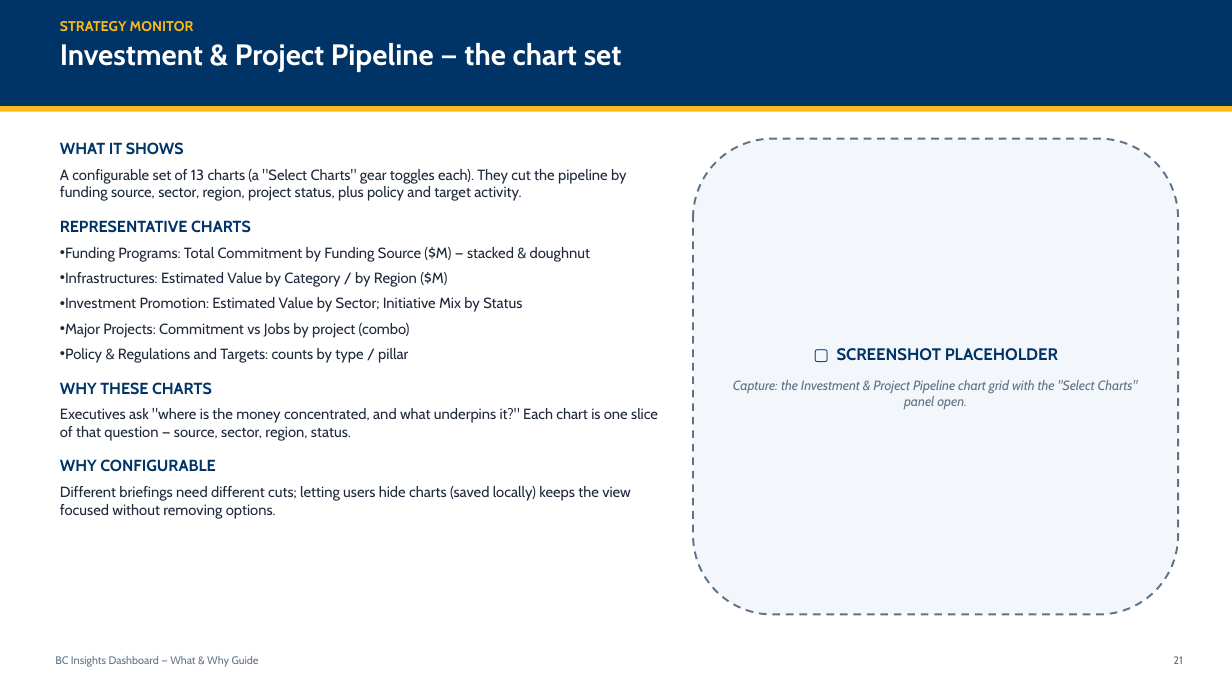
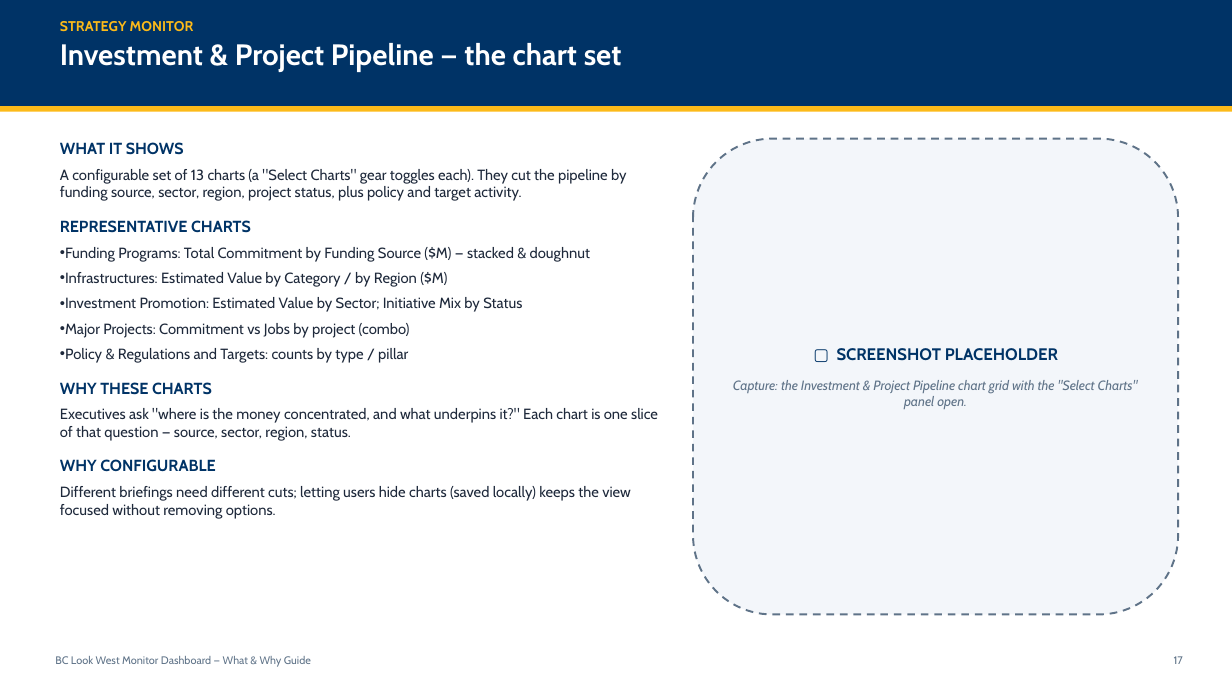
Before and after one commit to bcgov/BCLS, a slide deck: slide 18 of BCLS_Dashboard_Guide.pptx (slide 22 before the commit). Drawn at 1232x693 pixels with LibreOffice and Linux fonts; fonts in the diff are those of the drawing. Boxes give left, top, right and bottom in pixels: in the first picture for what was removed or moved away, otherwise in the second. Text is boxed around its words. In the diff, an @@ line names an element or a change of style, - is before the commit and + after.

```diff
--- a/BCLS_Dashboard_Guide.pptx
+++ b/BCLS_Dashboard_Guide.pptx
@@ text at [55,656,311,667]: text changed @@
-BC Insights Dashboard — What & Why Guide
+BC Look West Monitor Dashboard — What & Why Guide
@@ text at [1174,656,1183,664]: text changed @@
-21
+17
```
Also in this commit, not shown: 39 other slides changed, 8 slides added, 4 slides removed.
